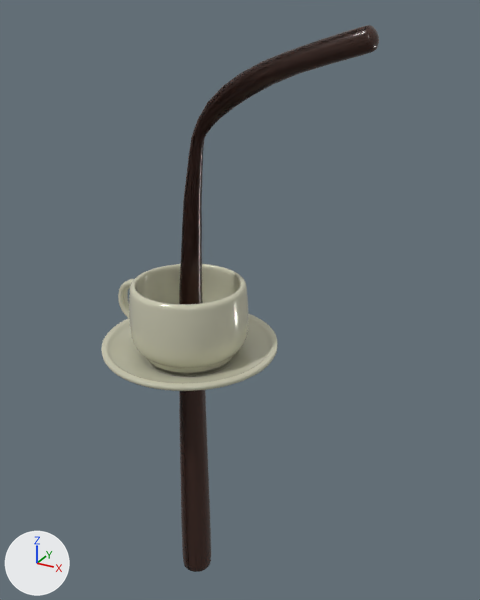
The FBX model Assets/food models/coffee2.fbx, before and after one commit.
Before and after are seen from a camera (50 mm lens) standing at (4.84, -7.37, 3.72) and looking at (0.59, 0.35, -0.13). Lighting does not change. The marker at lower left points along +X, +Y and +Z. Where no turn or scale is listed for an object, it has been applied to the vertices.

The first picture shows 'cup', 'saucer', 'stream.001', 'stream.002'.
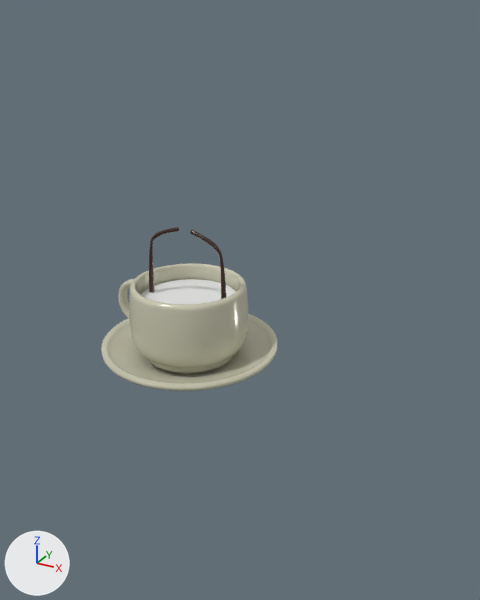
Edits to the bpy script that builds the scene:
```text
Add me_sphere_002:
    me_sphere_002.from_pydata(...)  # 4484 vertices, 4480 faces; spans x -1.18..0.15, y -0.05..0.05, z -1.6..0.2
    # faces by material slot: [2240, 2240]
    me_sphere_002.materials.append(mat_coffeestream_001)  # brown #412921
    me_sphere_002.materials.append(mat_coffeestream_002)  # brown #412921
Remove ob_stream_002:
    ob_stream_002 = bpy.data.objects.new('stream.002', me_sphere_005)
    ob_stream_002.location = (0.4, 0.0, 2.6)
Remove ob_stream_001:
    ob_stream_001 = bpy.data.objects.new('stream.001', me_sphere_004)
    ob_stream_001.location = (0.4, 0.0, 2.6)
Change ob_coffee:
    ob_coffee.rotation_euler: (-1.571, 0.0, -3.142) -> (0.0, 0.0, 0.0)  # degrees (-90, 0, -180) -> degrees (0, 0, 0)
    ob_coffee.location: (0.0, 0.0, -0.07) -> (-0.04, -0.02, -0.45)
    ob_coffee.scale: (0.0, 0.0, 0.0) -> (0.717, 0.717, 0.354)
Add ob_stream:
    ob_stream = bpy.data.objects.new('stream', me_sphere_002)
    ob_stream.location = (0.49, -0.09, 0.77)
```

Changed parts and their boxes (x1, y1, x2, y2) in the pictures (480 x 600 px):
'stream.002', deleted (brown): before (179, 25, 372, 572)
'stream.001', deleted: before (179, 25, 379, 572)
'coffee', moved, rescaled, turned (not visible before): after (141, 279, 236, 304)
'stream', added (brown): after (149, 227, 226, 299)
    faces in mat_coffeestream_002 (brown #412921): (149, 227, 179, 293)
    faces in mat_coffeestream_001 (brown #412921): (190, 230, 226, 299)
